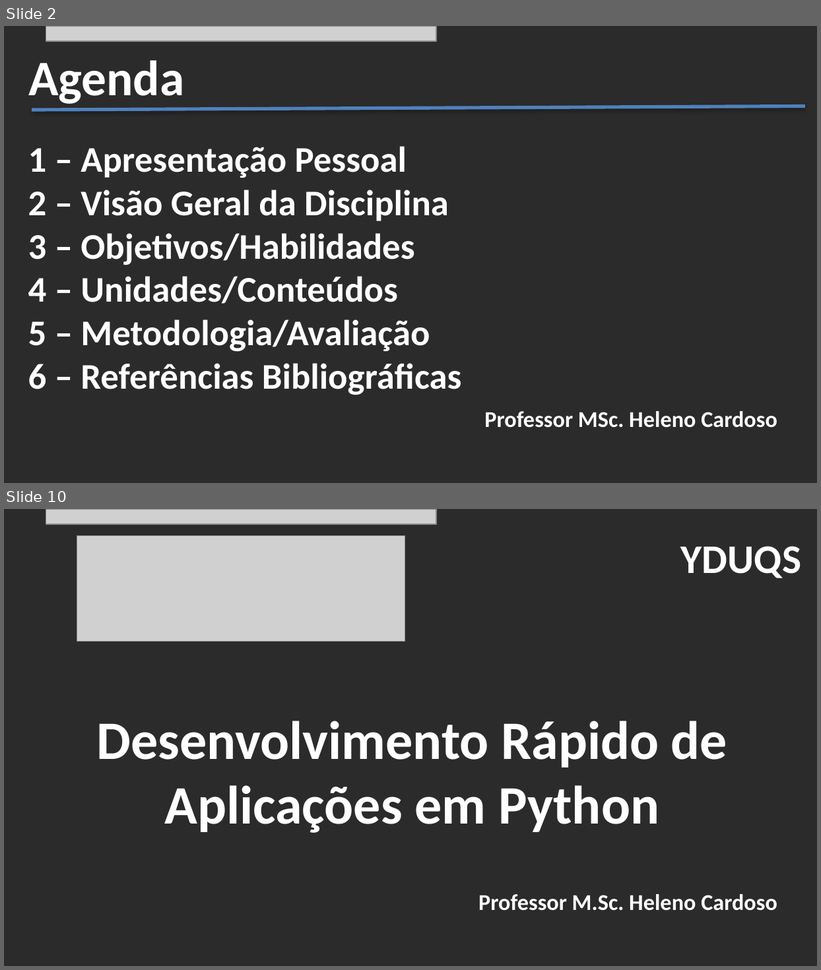
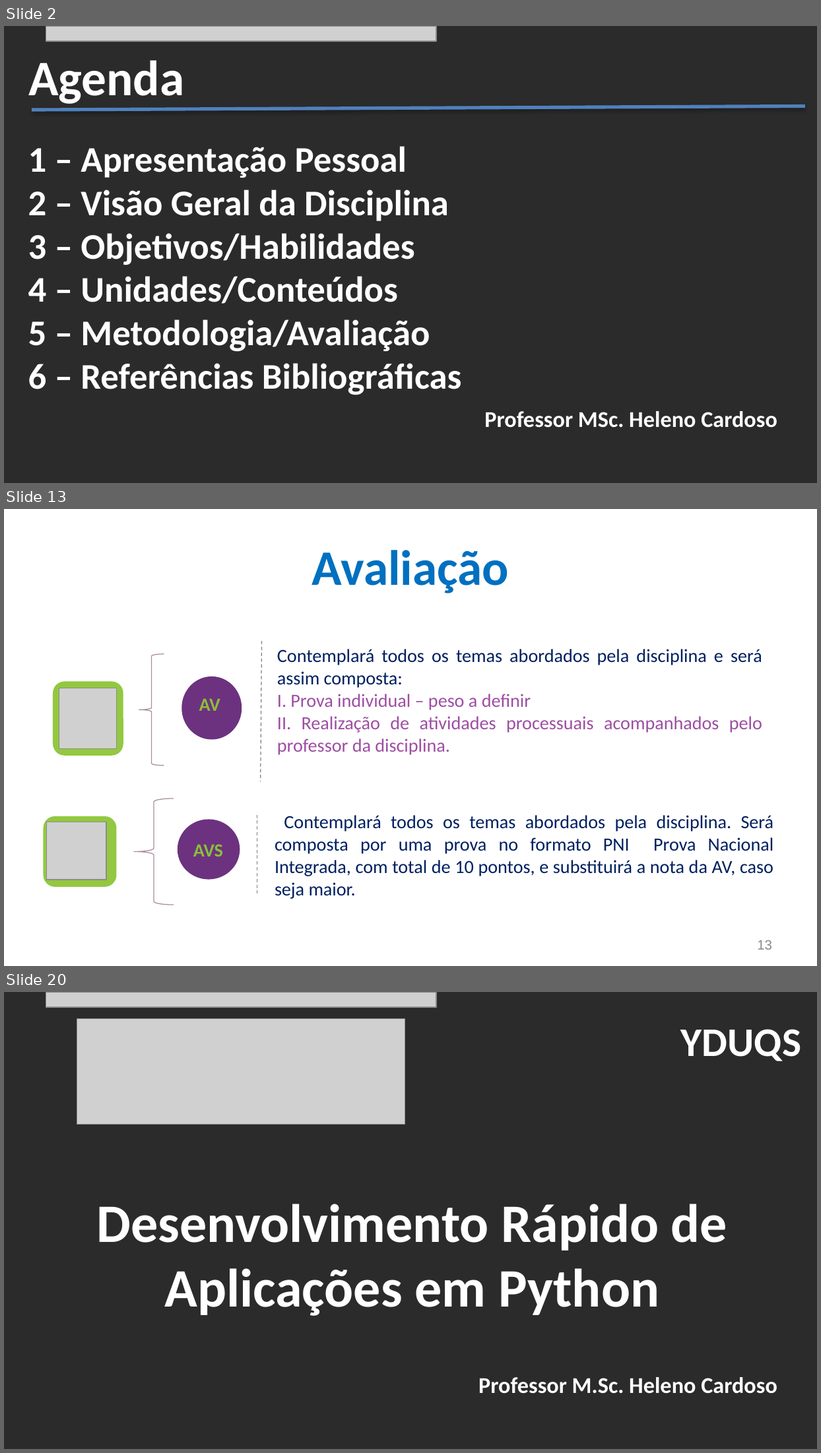
Before and after one commit to CloudEducationBrazil/WydenUniRuyPythonRAD, a slide deck: 01 Classes/Apresentação - Desenvolvimento RAD Python.pptx. Shown one above the other, each under a label of ours: slides 2 and 10 before the commit, slides 2, 13 and 20 after it; the slides between them are not shown. The pictures are 821x970 and 821x1453 pixels, drawn with LibreOffice and Linux fonts; fonts in the diff are those of the drawing; grey boxes stand for pictures; background and template pictures are left out; a plain dark background stands for a picture behind light text. Boxes give left, top, right and bottom in pixels: in the first picture for what was removed or moved away, otherwise in the second. Text is boxed around its words. In the diff, an @@ line names an element or a change of style, - is before the commit and + after.

```diff
--- a/01 Classes/Apresentação - Desenvolvimento RAD Python.pptx
+++ b/01 Classes/Apresentação - Desenvolvimento RAD Python.pptx
@@ slide 13 added at bbox=[4, 509, 817, 966], background picture (left out) @@
@@ title added at bbox=[312, 550, 509, 593], 44 pt, text #0070C0, bold @@
+Avaliação
@@ group added at bbox=[53, 641, 762, 782]: 2 texts, 1 line, 1 ellipse, 1 left brace, 1 rounded rectangle, 1 picture @@
+Contemplará todos os temas abordados pela disciplina e será assim composta:
+I. Prova individual – peso a definir
+II. Realização de atividades processuais acompanhados pelo professor da disciplina.
+AV
@@ group added at bbox=[43, 799, 774, 905]: 2 texts, 1 line, 1 left brace, 1 rounded rectangle, 1 picture, 1 ellipse @@
+Contemplará todos os temas abordados pela disciplina. Será composta por uma prova no formato PNI Prova Nacional Integrada, com total de 10 pontos, e substituirá a nota da AV, caso seja maior.
+AVS
@@ page number added at bbox=[757, 941, 772, 950], 12 pt, text #888888 @@
+13
@@ what was slide 10 is now slide 20 @@
```
Also in this commit, not shown: 8 slides changed, 9 other slides added, 11 other files.
